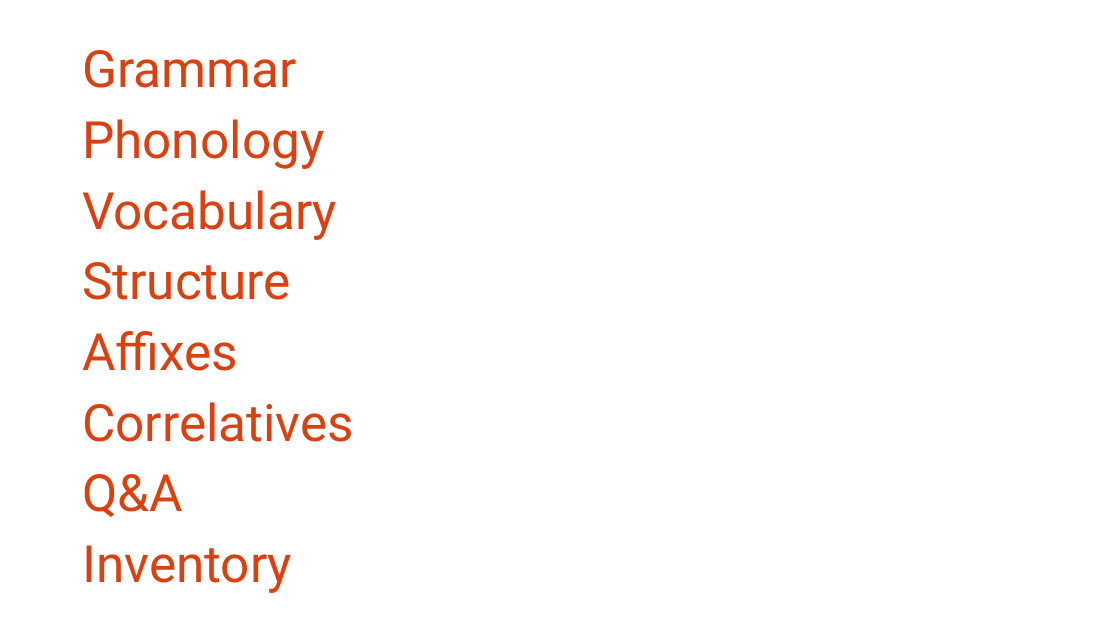
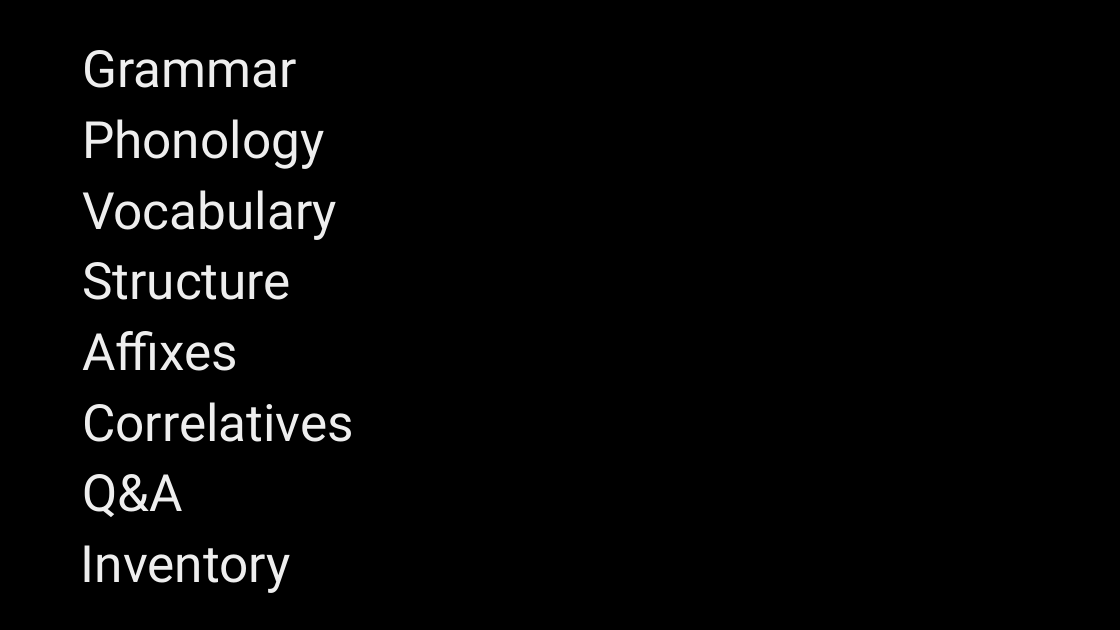
Before and after one commit to Oil-Limk/Conlangs, a slide deck: slide 1 of @src/Titles/Titles.pptx. Drawn at 1120x630 pixels with LibreOffice and Linux fonts; fonts in the diff are those of the drawing. Boxes give left, top, right and bottom in pixels: in the first picture for what was removed or moved away, otherwise in the second. Text is boxed around its words. In the diff, an @@ line names an element or a change of style, - is before the commit and + after.

```diff
--- a/@src/Titles/Titles.pptx
+++ b/@src/Titles/Titles.pptx
@@ background #FFFFFF to #000000 @@
@@ text colour #D94111 to #EEEEEE in 8 elements at (82, 190, 337, 240), (82, 50, 296, 88), (82, 119, 324, 169), (82, 262, 291, 300), (82, 474, 183, 517), (82, 331, 238, 371), (82, 402, 354, 442), (81, 545, 291, 593) @@
```
Also in this commit, not shown: 1 other slide changed, 14 other files.
